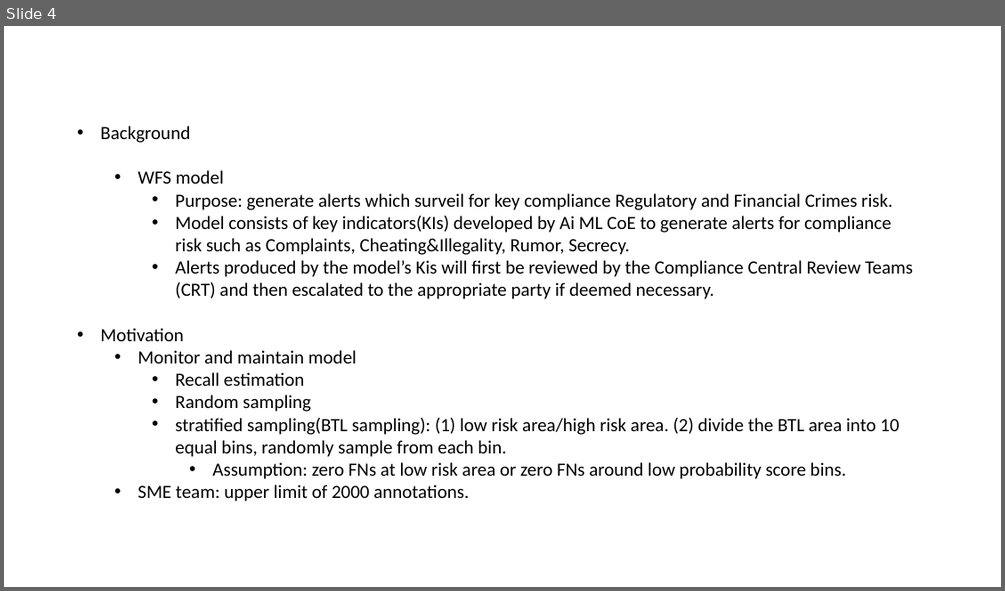
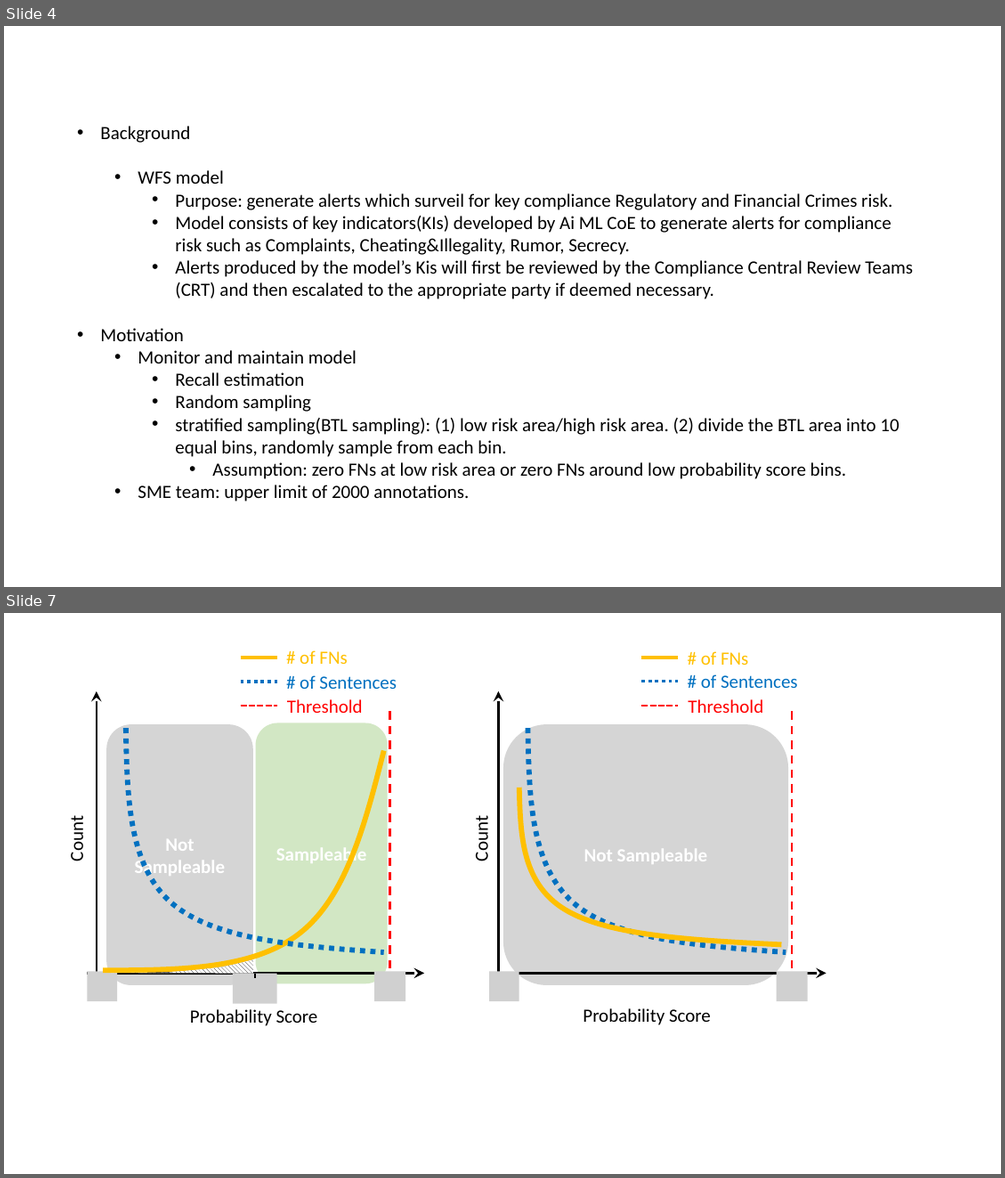
Before and after one commit to lkqnaruto/model_monitoring, a slide deck: test_slides.pptx. Shown one above the other, each under a label of ours: slide 4 before the commit, slides 4 and 7 after it; the slides between them are not shown. The pictures are 1005x591 and 1005x1178 pixels, drawn with LibreOffice and Linux fonts; fonts in the diff are those of the drawing; grey boxes stand for pictures. Boxes give left, top, right and bottom in pixels: in the first picture for what was removed or moved away, otherwise in the second. Text is boxed around its words. In the diff, an @@ line names an element or a change of style, - is before the commit and + after.

```diff
--- a/test_slides.pptx
+++ b/test_slides.pptx
@@ slide 7 added at [4,613,1001,1174], background #FFFFFF @@
@@ group added at [241,650,396,713]: 3 texts, 3 lines @@
+# of Sentences
+# of FNs
+Threshold
@@ group added at [87,691,424,1001]: 2 arrows, 2 pictures, 2 freeform shapes, 1 line @@
@@ rounded rectangle added at [106,724,253,985], fill #A6A6A6 at 47% opacity, 18 pt, text #FFFFFF, bold @@
+Not Sampleable
@@ rounded rectangle added at [255,723,387,984], fill #A9D18E at 52% opacity, 18 pt, text #FFFFFF, bold @@
+Sampleable
@@ group added at [489,651,826,1001]: 4 lines, 3 texts, 2 arrows, 2 pictures, 2 freeform shapes, 1 rounded rectangle @@
+Not Sampleable
+# of Sentences
+# of FNs
+Threshold
@@ text added at [65,820,89,860], 18 pt, text #000000 @@
+Count
@@ text added at [470,820,494,860], 18 pt, text #000000 @@
+Count
@@ freeform shape added at [111,960,253,973], fill pattern #000000 on #FFFFFF @@
@@ picture added at [233,973,277,1004] @@
@@ line added from (254, 973) to (254, 978), #000000 1.75 pt @@
@@ text added at [190,1009,318,1026], 18 pt, text #000000 @@
+Probability Score
@@ text added at [582,1008,711,1025], 18 pt, text #000000 @@
+Probability Score
```
Also in this commit, not shown: 2 other slides added, 2 slides removed.
